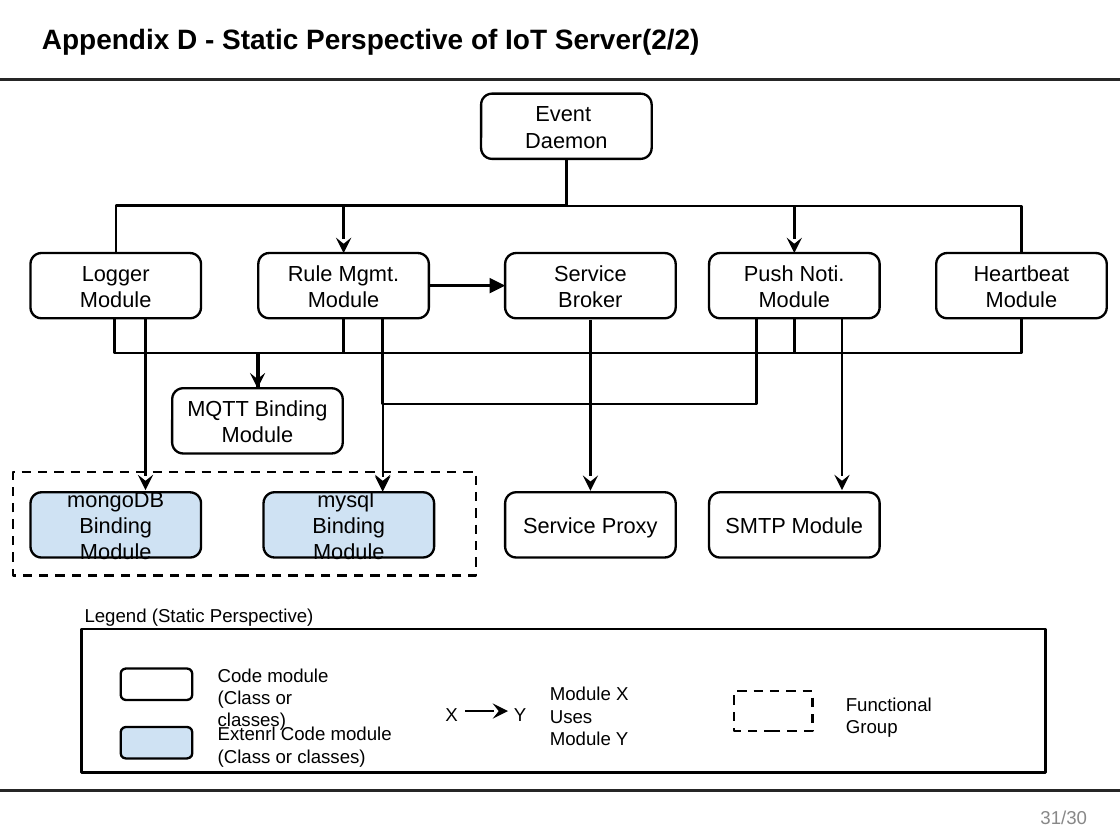
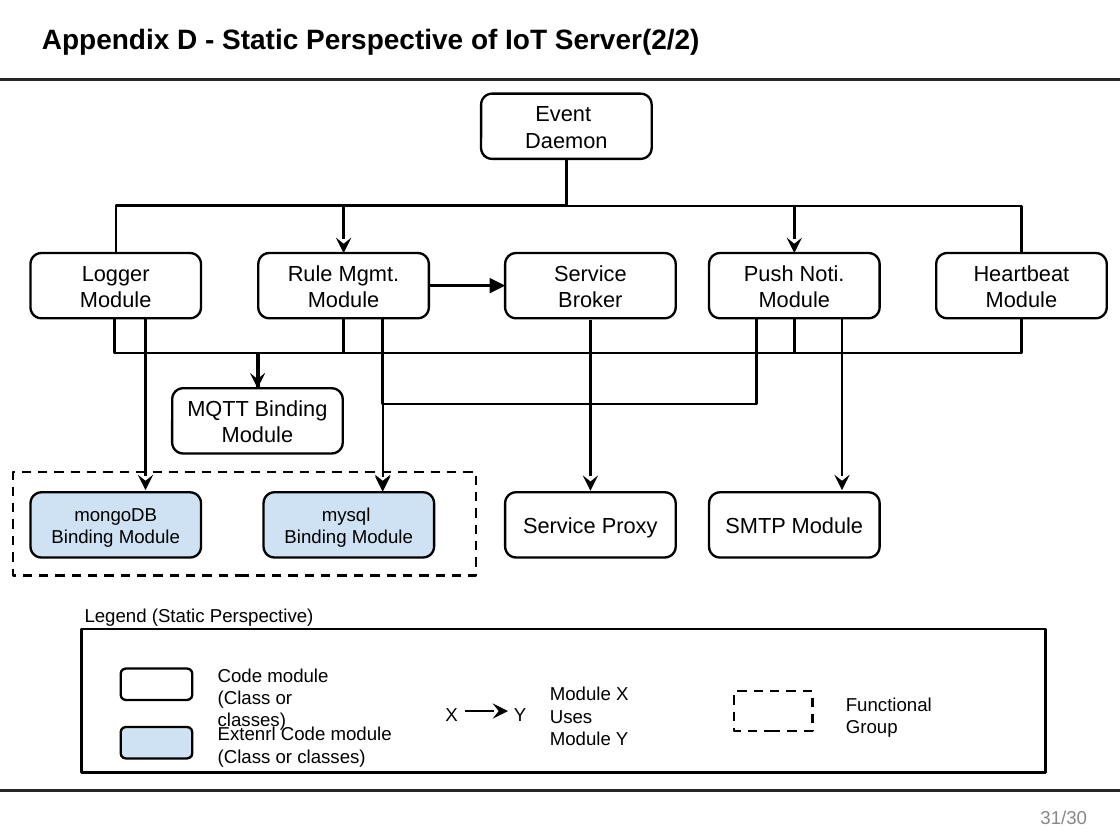
Before and after one commit to junggil/2015_CMU_StudioProject, a slide deck: slide 32 of DOCS/2015-06-24/Team1 Final presentation V0.1.pptx. Drawn at 1120x840 pixels with LibreOffice and Linux fonts; fonts in the diff are those of the drawing. Boxes give left, top, right and bottom in pixels: in the first picture for what was removed or moved away, otherwise in the second. Text is boxed around its words. In the diff, an @@ line names an element or a change of style, - is before the commit and + after.

```diff
--- a/DOCS/2015-06-24/Team1 Final presentation V0.1.pptx
+++ b/DOCS/2015-06-24/Team1 Final presentation V0.1.pptx
@@ rounded rectangle "mongoDB Binding Module" at (30, 493, 200, 558): size 14 to 12 pt @@
@@ rounded rectangle "mysql Binding Module" at (263, 493, 433, 558): size 14 to 12 pt @@
```
Also in this commit, not shown: 7 other slides changed.
